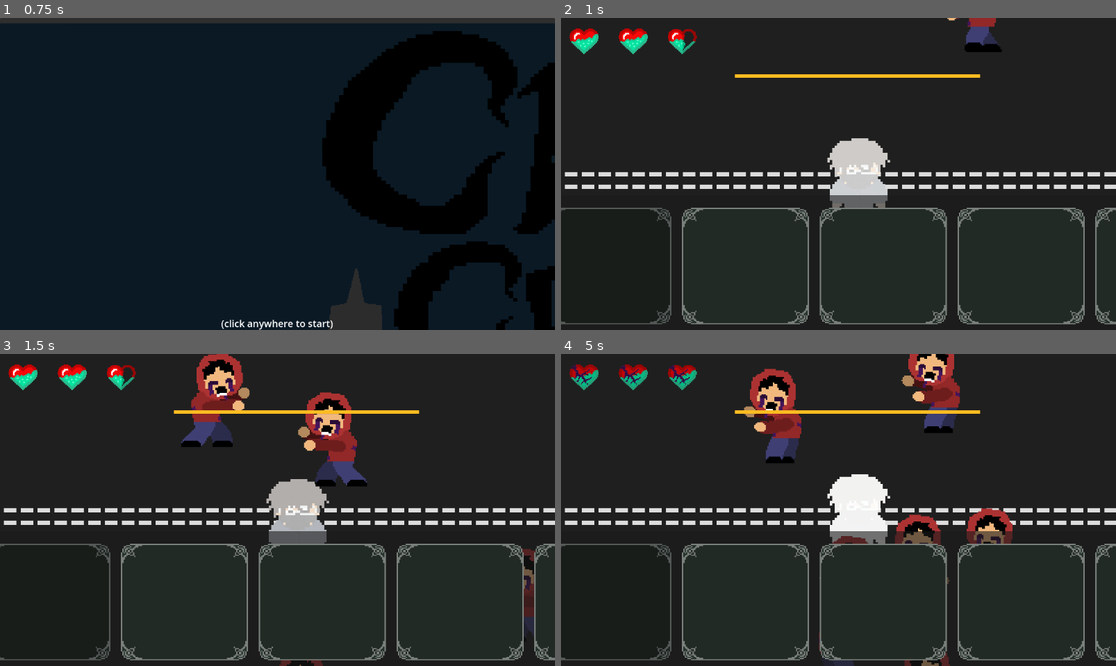
Above: before the commit, frames 1-4 (two rows, left to right).
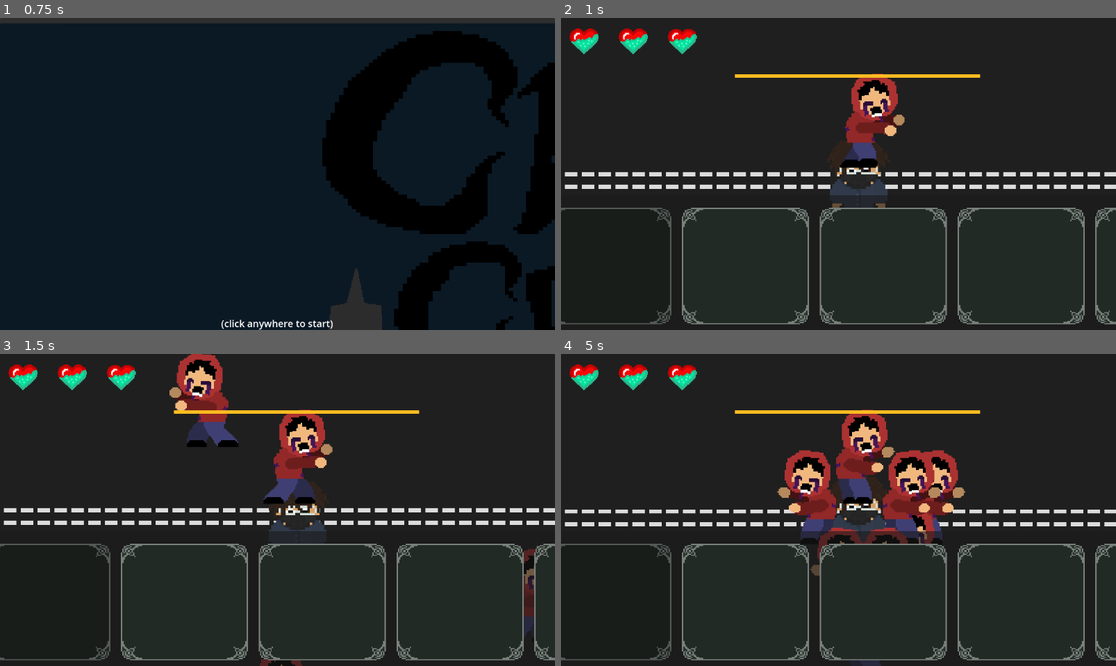
Above: after the commit, the same moments.

Repository: xern0/SleepyShrimpStudios-ChemicalCleanse
Game: Godot game, scene res://main_menu.tscn
Two runs of this game, one before a commit and one after it. Both use one fixed random seed, a clock stepped at 60 frames per second and the inputs below. The engine's default icon, where the game draws it, is replaced by a stand-in: a white triangle on a blue panel in a dark square.
Inputs (mouse positions are in pixels of both pictures, inside the frame that each line leads up to):
- Up to frame 1 (0.75 s): tap Enter at 0.5 s; move the mouse to (399, 158) at 0.52 s; hold Right (attack right) from 0.53 s (still down); hold E (interact) from 0.53 s (still down); click (399, 158) at 0.67 s
- Up to frame 2 (1 s): keep holding Right (attack right); keep holding E (interact)
- Up to frame 3 (1.5 s): release Right (attack right) at 1.25 s; release E (interact) at 1.25 s; drag from (38, 600) to (294, 600) at 1.27 s
- Up to frame 4 (5 s): move the mouse to (738, 600) at 2.02 s; hold Right (attack right) 2.03-2.75 s; hold Shift (run) 2.03-2.75 s; click (738, 600) at 2.17 s; drag from (877, 600) to (927, 528) at 2.77 s; drag from (1010, 600) to (927, 528) at 3.52 s; drag from (672, 463) to (927, 528) at 4.27 s

Frame 1 is identical in both runs. In frame 2, 4.2% of the frame differs, in the area x 19-80%, y 0-61%; in frame 3, 7.9%; in frame 4, 15%, in the area x 0-100%, y 0-100%.

Commit message:
need to fix the hit box and ray cast

Diff:
--- a/chemical-cleanse/enemy.gd
+++ b/chemical-cleanse/enemy.gd
@@ -1,45 +1,92 @@
 extends CharacterBody2D
 class_name Enemy
-#@onready var enemy: Sprite2D = $enemy
-@onready var Hitbox: hitbox = $hitbox
-@onready var tergent=$"../fred"
-@onready var fred: CharacterBody2D = $"."
-@onready var enemybody: CharacterBody2D = $"."
+
+@onready var hit_box_area: Area2D = %hitbox
+@onready var raycasts_node: Node2D = %RayCast2D
+@onready var target = $"../fred" # Assumes Fred is a sibling node
+@onready var _raycasts: Node2D = get_node_or_null("%RayCast2D")
+
+@export var speed: float = 300.0
+@export var avoidance_strength := 21000.0
+
 var knockback: Vector2 = Vector2.ZERO
 var knockback_timer: float = 0.0
 
-var speed=300
+func _ready() -> void:
+	# Setup RayCast exceptions
+	for raycast in raycasts_node.get_children():
+		if raycast is RayCast2D:
+			raycast.add_exception(self)
 
-func _physics_process (_delta):
+	# Scene reload on player touch
+	hit_box_area.body_entered.connect(func(body: Node) -> void:
+		if body.name == "fred": # Or use 'if body is Player:'
+			get_tree().reload_current_scene.call_deferred()
+	)
+
+func _physics_process(delta: float) -> void:
 	if knockback_timer > 0.0:
 		velocity = knockback
-		knockback_timer -= _delta
-		if knockback_timer <= 0.0:
-			knockback = Vector2.ZERO
+		knockback_timer -= delta
 	else:
-		var direction=(tergent.position-position).normalized()
-		velocity=direction * speed
-	$enemy_anim.flip_h = velocity.x > 0
-	#look_at(tergent.position)
+		# 1. Calculate basic Chase Direction
+		var target_pos = target.global_position
+		var chase_direction = global_position.direction_to(target_pos)
+
+		# 2. Add Avoidance Force (using your RayCast logic)
+		var avoidance = calculate_avoidance_force()
+
+		# 3. Combine and Apply Velocity
+		# We use delta for avoidance because it's usually a large force
+		var movement_velocity = chase_direction * speed
+		velocity = movement_velocity + (avoidance * delta)
+
+	# Movement execution
 	move_and_slide()
-	Hitbox.set_active(true)
 
+	# Visuals and Rotations
+	update_animations()
 
-func apply_knockback(direction: Vector2, force: float, knockback_duration: float) -> void:
+func update_animations() -> void:
+	# Flip sprite based on movement direction
+	if velocity.x != 0:
+		$enemy_anim.flip_h = velocity.x < 0 # Adjust based on your sprite's default facing
+
+	# Rotate Raycasts to face movement or player
+	if velocity.length() > 10.0:
+		var target_angle = velocity.angle()
+		raycasts_node.rotation = lerp_angle(raycasts_node.rotation, target_angle, 0.1)
+
+func apply_knockback(direction: Vector2, force: float, duration: float) -> void:
 	knockback = direction * force
-	knockback_timer = knockback_duration
+	knockback_timer = duration
 
 func _on_enemyhurtbox_enemydied() -> void:
 	$enemy_anim.visible = false
 	$cleansedenemy.visible = true
-	$hitbox.set_deferred("monitoring", false)
+	hit_box_area.set_deferred("monitoring", false)
 	$CollisionShape2D.set_deferred("disabled", true)
 	speed = 0
 	await get_tree().create_timer(1.5).timeout
-	call_deferred("queue_free")
+	queue_free()
 
-func _on_enemyhurtbox_enemyhurt() -> void:
-	#stun using reused kb stuff
-	var stun = (global_position - global_position).normalized()
-	enemybody.apply_knockback(stun, 0.0, 0.2)
-	print("nmestun")
+func _on_enemyhurtbox_enemy_hurt() -> void:
+	# Fixed: Calculate direction from Fred to the Enemy for the stun push
+	var push_dir = (global_position - target.global_position).normalized()
+	apply_knockback(push_dir, 200.0, 0.2)
+	print("Enemy stunned")
+
+func calculate_avoidance_force() -> Vector2:
+	var avoidance_force := Vector2.ZERO
+	for raycast in raycasts_node.get_children():
+		if raycast is RayCast2D and raycast.is_colliding():
+			var collision_point = raycast.get_collision_point()
+			var dist = raycast.global_position.distance_to(collision_point)
+			var ray_length = raycast.target_position.length()
+
+			# Stronger force the closer the obstacle is
+			var intensity = 1.0 - (dist / ray_length)
+			var dir_away = (raycast.global_position - collision_point).normalized()
+			avoidance_force += dir_away * avoidance_strength * intensity
+
+	return avoidance_force
--- a/chemical-cleanse/enemyfix.tscn
+++ b/chemical-cleanse/enemyfix.tscn
@@ -118,6 +118,7 @@
 shape = SubResource("CapsuleShape2D_onc7e")
 
 [node name="hitbox" parent="." node_paths=PackedStringArray("enemy") instance=ExtResource("4_7ol1q")]
+unique_name_in_owner = true
 enemy = NodePath("..")
 
 [node name="CollisionShape2D" type="CollisionShape2D" parent="hitbox"]
@@ -132,5 +133,33 @@
 position = Vector2(15, 3)
 shape = SubResource("CapsuleShape2D_87fxy")
 
+[node name="RayCast2D2" type="RayCast2D" parent="."]
+unique_name_in_owner = true
+position = Vector2(14, 3)
+scale = Vector2(2, 2)
+target_position = Vector2(-76, 27)
+collision_mask = 2
+
+[node name="RayCast2D" type="RayCast2D" parent="."]
+unique_name_in_owner = true
+position = Vector2(15, 3)
+scale = Vector2(2, 2)
+target_position = Vector2(55, -80)
+collision_mask = 2
+
+[node name="RayCast2D3" type="RayCast2D" parent="."]
+unique_name_in_owner = true
+position = Vector2(14, 3)
+scale = Vector2(2, 2)
+target_position = Vector2(-57, -75)
+collision_mask = 2
+
+[node name="RayCast2D4" type="RayCast2D" parent="."]
+unique_name_in_owner = true
+position = Vector2(15, 4)
+scale = Vector2(2, 2)
+target_position = Vector2(60, 22)
+collision_mask = 2
+
 [connection signal="enemydied" from="enemyhurtbox" to="." method="_on_enemyhurtbox_enemydied"]
 [connection signal="enemyhurt" from="enemyhurtbox" to="." method="_on_enemyhurtbox_enemyhurt"]
